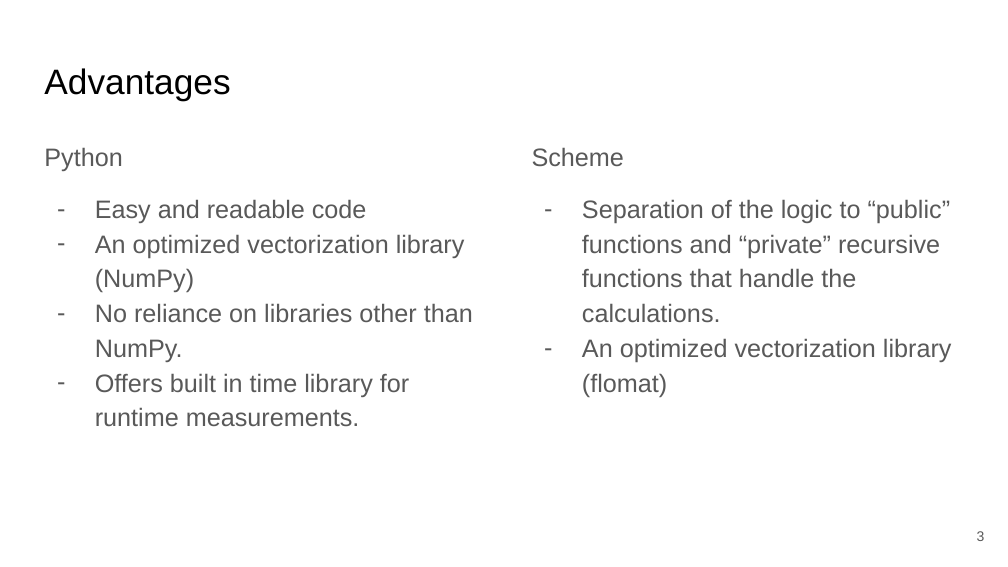
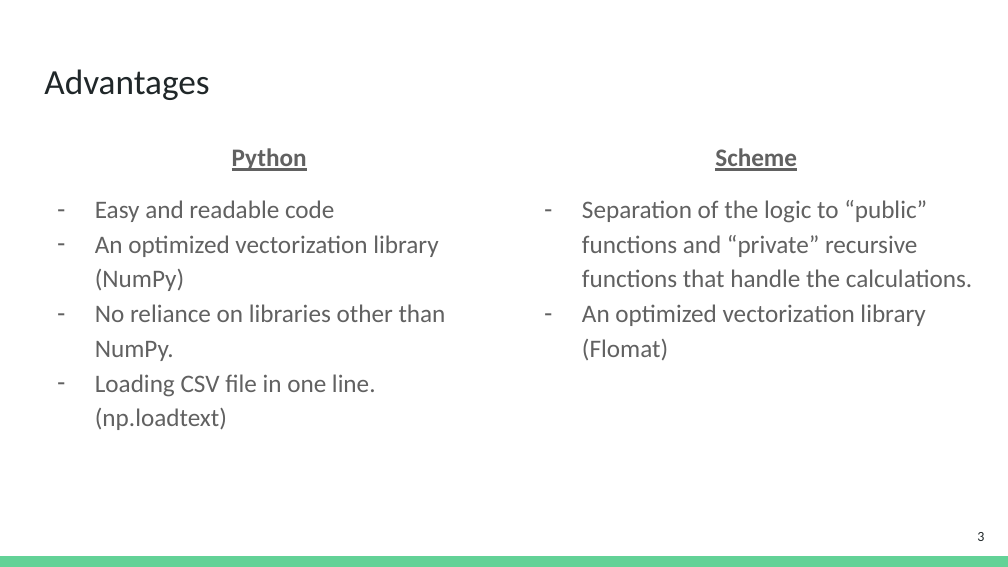
Before and after one commit to ShlomiFridman/PL2025_Project, a slide deck: slide 3 of Project_5/Matrix Exponent.pptx. Drawn at 1008x567 pixels with LibreOffice and Linux fonts; fonts in the diff are those of the drawing. Boxes give left, top, right and bottom in pixels: in the first picture for what was removed or moved away, otherwise in the second. Text is boxed around its words. In the diff, an @@ line names an element or a change of style, - is before the commit and + after.

```diff
--- a/Project_5/Matrix Exponent.pptx
+++ b/Project_5/Matrix Exponent.pptx
@@ title "Advantages" at (44, 69, 209, 100): font Arial to Calibri, text colour #000000 to #202729 @@
@@ text at (95, 148, 446, 361): font Arial to Calibri, text colour #595959 to #616161 in "Python", "Easy and readable code", "An optimized vectorization library (NumPy)", "No reliance on libraries other than NumPy."; bold on, underline on in "Python"; alignment left to centre; bullet colour #595959 to #616161 @@
@@ text at (582, 148, 972, 287): font Arial to Calibri, text colour #595959 to #616161 in "Scheme", "Separation of the logic to “public” functions ..."; bold on, underline on in "Scheme"; alignment left to centre; bullet colour #595959 to #616161 @@
@@ text at (582, 304, 925, 360): text changed; font Arial to Calibri; text colour #595959 to #616161 @@
-– An optimized vectorization library (flomat)
+– An optimized vectorization library (Flomat)
@@ text at (95, 374, 376, 430): text changed; font Arial to Calibri; text colour #595959 to #616161 @@
-– Offers built in time library for runtime measurements.
+– Loading CSV file in one line. (np.loadtext)
@@ page number at (977, 532, 984, 541): font Arial to Calibri, text colour #595959 to #202729 @@
@@ rectangle added at (0, 556, 1008, 567), fill #63D297 @@
```
Also in this commit, not shown: 5 other slides changed.
